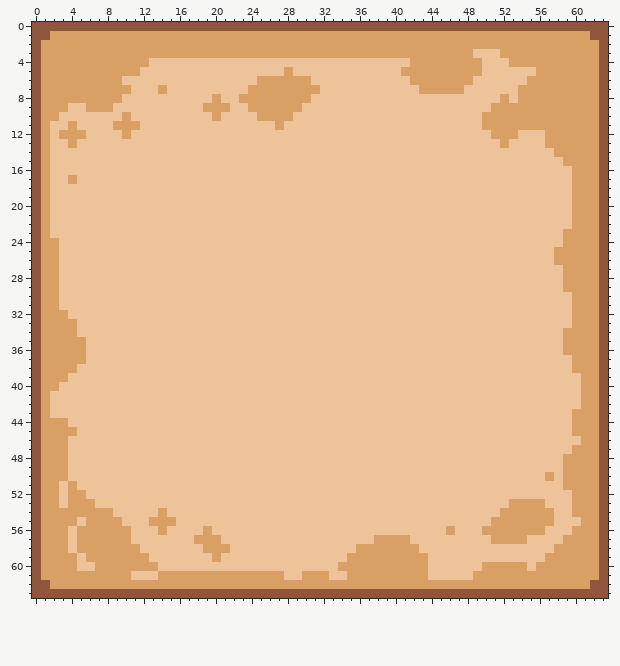
Pixel-art sprite -- img/dirt.png. Above, as it was before the edit.
The file is 64x64 pixels.
Now the later version:
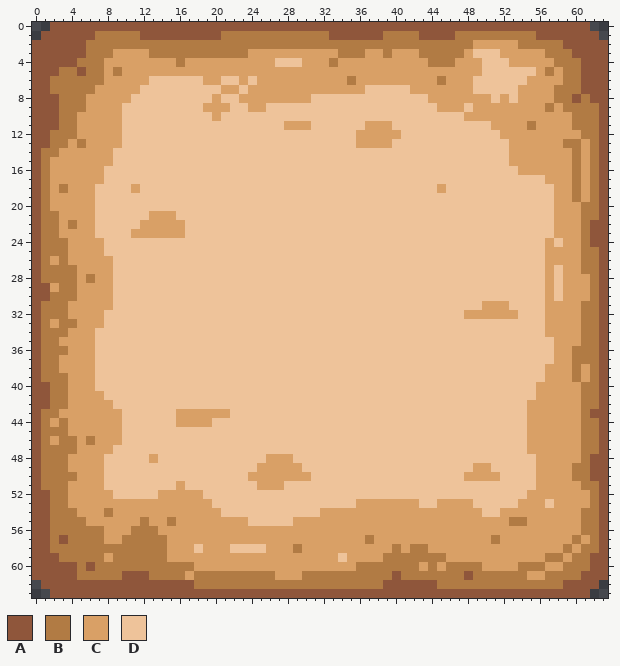
Palette (. is transparent): A #8f563b  B #b17b44  C #d9a066  D #eec39a
Difference:
Changed rows in their new state; - is an unchanged pixel.
first column x 0:
 0 ..------------------------------------------------------------..
 1 .-AAAAABBBBBAAAAAAAAABBBBBBBBBBBBAAAAAABBBBAAAABBBBBBBBBAAAAAA-.
 2 -AAAAABBBBBBBBBBBBBBBBBBBBBBBBBBBBBBBBBBBBBBBBBBB-----BBBBBAAAA-
 3 -AAAAABBB----BBBBBBBBBBB----------BBB--B---BBBBB---------BBBAAA-
 4 -AAAABBB-----CCCBCCCCCCCCCC---CCCBCCCCCCCC--BBB-----------BBBAA-
 5 -AABBABB-B--CCCCCCCCCCCCCCCC-CCCCCCCCCCCC----------------B-BBAA-
 6 -ABBBBBB--CCC------CC--C-------CCCCBCCCCCC---B-------------BBAA-
 7 -ABBBBB----C--D------CC---------CCCCC-----C-----C---------BBBAA-
 8 -AABBB----C---------------------------------CCCCCCC-------BBABA-
 9 -AABBB---C----------------DDDD---------------CCC-CC------B-BBBB-
10 -AABBCCCCCD--------------DDDD-------------------CC----------BBB-
11 -AABBCCCC-DD---------------DCCC------CCC----------D----B----BBB-
12 -ABBB-CCCCD-------------------------CCCCC----------D--CCC----BB-
13 -ABB-BCCCC--------------------------CCCC------------DCCCC--BB-B-
14 -BBCCCCCC--------------------------------------------CCCCC--B-B-
15 -BCCCCCCC--------------------------------------------CCCCCC-B-B-
16 -BCCCCCC----------------------------------------------CCCCCCB-B-
17 -BCC-CCC-------------------------------------------------CCCB-B-
18 -BCBCCC----C---------------------------------C------------CCB-B-
19 -BCCCCC---------------------------------------------------CCB-B-
20 -BCCCCC---------------------------------------------------CC-BB-
21 -BBCCCC------CCC------------------------------------------CC-BB-
22 -BBCBCC-----CCCCC-----------------------------------------CC-BA-
23 -BBCCCC----CCCCCC-----------------------------------------C--BA-
24 -BBBCCCC-------------------------------------------------C---BA-
25 -BBBCCCC-------------------------------------------------C---BB-
26 -B-BCCCCC------------------------------------------------C---BB-
27 -BBBBCCCC------------------------------------------------C---BB-
28 -BBBBCBCC------------------------------------------------C----B-
29 -A-BBCCCC------------------------------------------------C----B-
30 -ABBBCCCC------------------------------------------------C-C--B-
31 -BBBCCCCC-----------------------------------------CCC----CCC-BB-
32 -BBBCCCC----------------------------------------CCCCCC---CCC-BB-
33 -B-BBCCC-------------------------------------------------CCC-BB-
34 -BBB-CC--------------------------------------------------CC--BB-
35 -BB---C---------------------------------------------------C--BB-
36 -BBB--C---------------------------------------------------C-BBB-
37 -BB---C---------------------------------------------------CCBBB-
38 -BB--CC--------------------------------------------------CCCB-B-
39 -BBBCCC--------------------------------------------------CCCB-B-
40 -ABBCCC-------------------------------------------------CCCCCBB-
41 -ABBCCCC------------------------------------------------CCCCCBB-
42 -ABBCCCCC----------------------------------------------CCCCCCBB-
43 -BBCCCCCCC------CCCCCC---------------------------------CCCCC-BA-
44 -B-BCCCCCC------CCCC-----------------------------------CCCCC-BB-
45 -BBB-CCCCC---------------------------------------------CCCCC-BB-
46 -B-BBCBCCC---------------------------------------------CCCCCCBB-
47 -BBBBCCCC----------------------------------------------CCCCC-BB-
48 -BBBCCCC-----C------------CCC---------------------------CCC--BA-
49 -BBBCCCC-----------------CCCCC-------------------CC-----CCC-BBA-
50 -BBBBCCC----------------CCCCCCC-----------------CCCC----C-C-BBA-
51 -BBB-CCC--------C--------CCC----------------------------CCC--BB-
52 -ABB--CCC-----CCCCC------------------------------------CCCCC--B-
53 -ABB---CCCCCCCCCCCCC----------------CCCCCCC--CCCC----D----CC--B-
54 -ABBB---BCCCCC-CCCCCC-----------CCCCCCCCCCCCCCCCCC--------CC-BB-
55 -ABBBB----CCB--BCCCCCCCC-----CCCCCCCCCCCCCCCCCCCCCC--BB---CCCBB-
56 -ABBBBBB---BBB-CCCC-CCCCCCCCCCCCCCCCCCCCCCCCCC-CCC-------CCC-BB-
57 -ABABBBB--BBBBBCCC---CCCCCCCCCCCCCCCCB----CCCCCCCCCB---CCCC-B-B-
58 -ABBBBBBBBBBBBBCCC--------CCCBCCCCCC----B-BBCCCCCCCCCCCCCC-B-BB-
59 -AABBBBB-BBBBBBCCCCC-CCCCCCCCCCCCC-----BBBBBBBCCCCCCCCCCCBB-BBA-
60 -AAAABABBBBBBBBBBBCCCCCCCCCCCCCCCC--BBBBBBB-BCBBBB----BBB--BBBA-
61 -AAAABBBBBAAABBBB-BBBBBBBBB-CCBBBBBBBBBBABBBBBBBABBBBBB--BBBBAA-
62 .-AAAAAAAAAAAAAAAABBBBBBBBBBBBBBBBBBBBBAAAAAABBBBBBBBBBBBBBAAA-.
63 ..------------------------------------------------------------..
